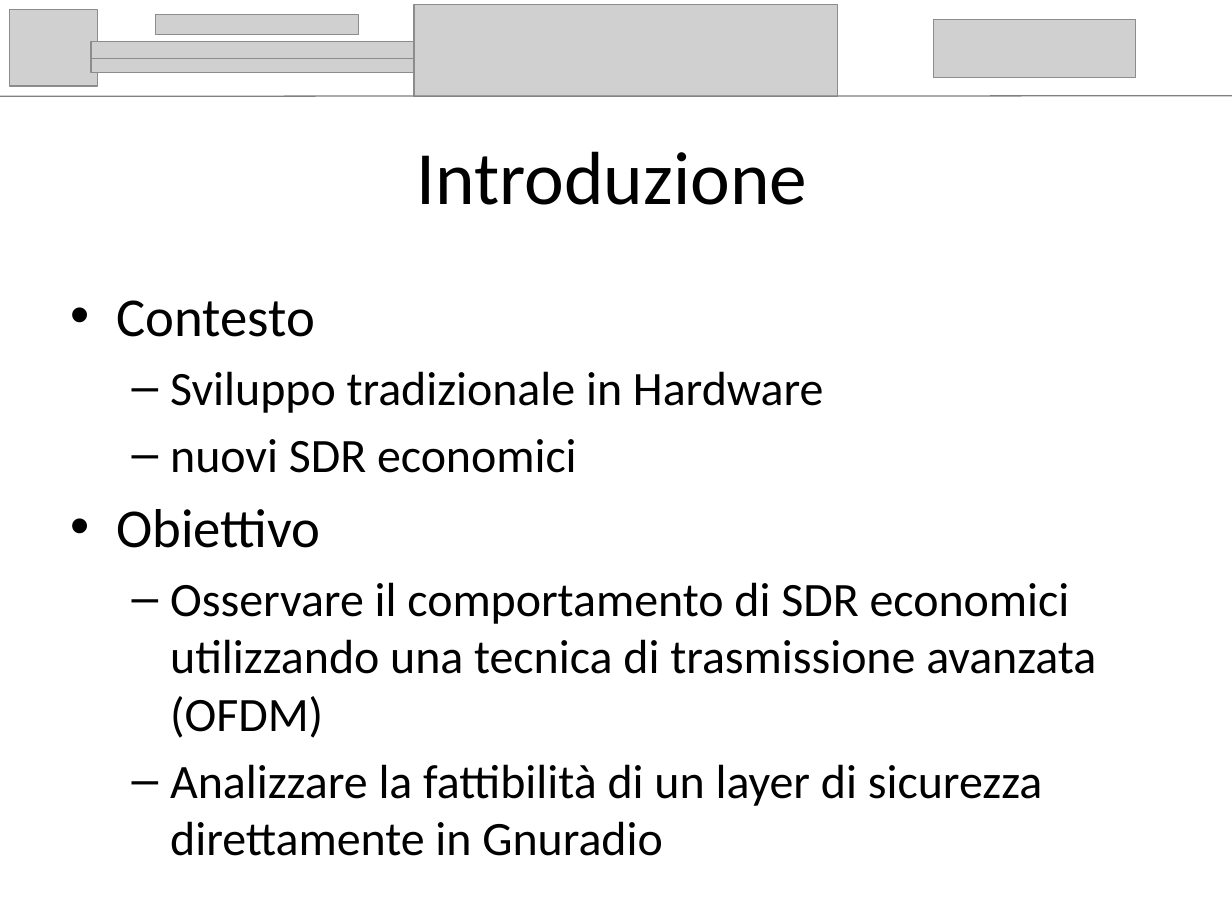
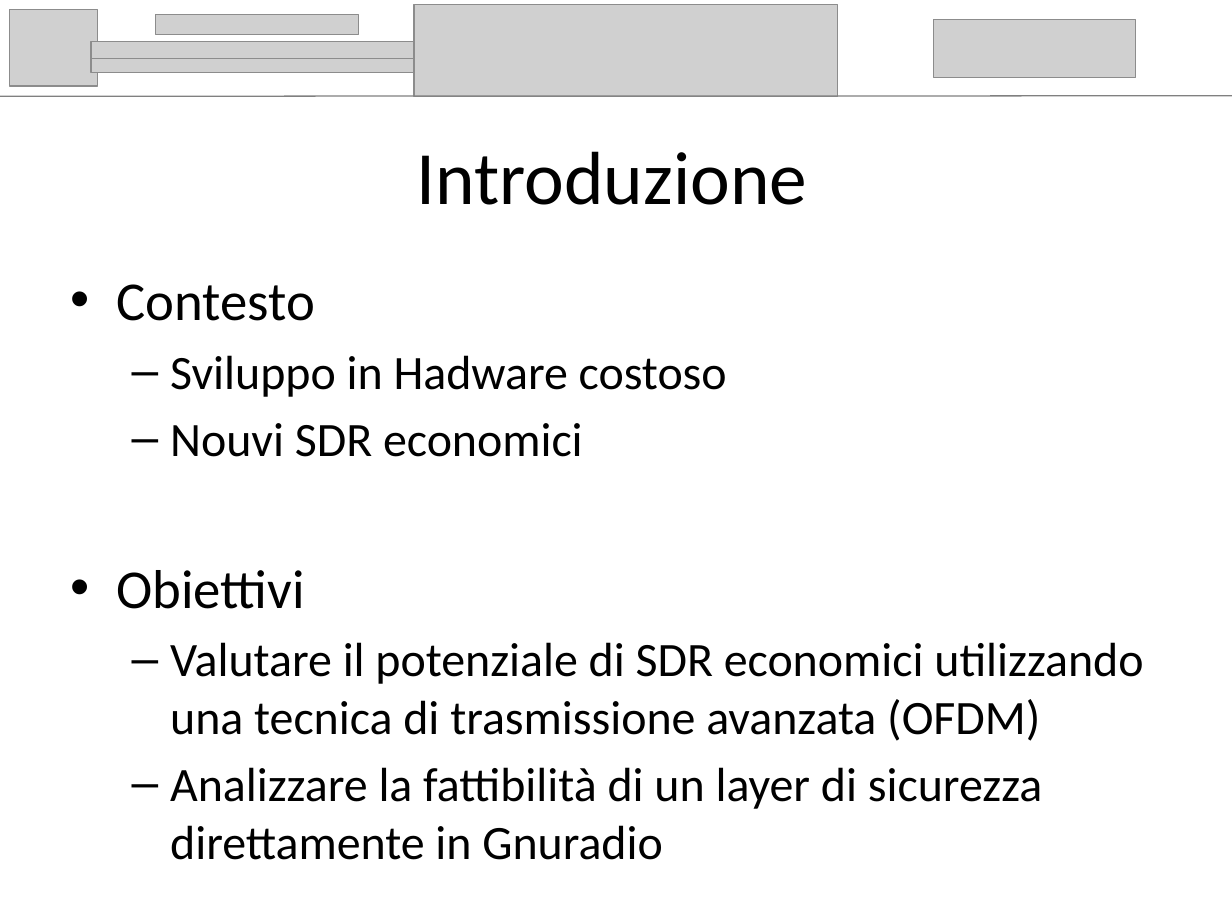
Before and after one commit to AndreaFilippi/LaMiaTesi, a slide deck: slide 2 of presentazione/Andrea_Filippi_presentazione.pptx. Drawn at 1232x924 pixels with LibreOffice and Linux fonts; fonts in the diff are those of the drawing; grey boxes stand for pictures. Boxes give left, top, right and bottom in pixels: in the first picture for what was removed or moved away, otherwise in the second. Text is boxed around its words. In the diff, an @@ line names an element or a change of style, - is before the commit and + after.

```diff
--- a/presentazione/Andrea_Filippi_presentazione.pptx
+++ b/presentazione/Andrea_Filippi_presentazione.pptx
@@ text "Contesto": place and size @@
-text "Contesto" at [116, 300, 1096, 856]
+text "Contesto" at [116, 284, 1143, 860]
@@ text at [116, 355, 1143, 741]: text changed @@
-  – Sviluppo tradizionale in Hardware
-  – nuovi SDR economici
-• Obiettivo
-  – Osservare il comportamento di SDR economici utilizzando una tecnica di trasmissione avanzata (OFDM)
+  – Sviluppo in Hadware costoso
+  – Nouvi SDR economici
+• Obiettivi
+  – Valutare il potenziale di SDR economici utilizzando una tecnica di trasmissione avanzata (OFDM)
```
Also in this commit, not shown: 11 other slides changed, 1 slide added, 3 slides removed, 1 other file.
